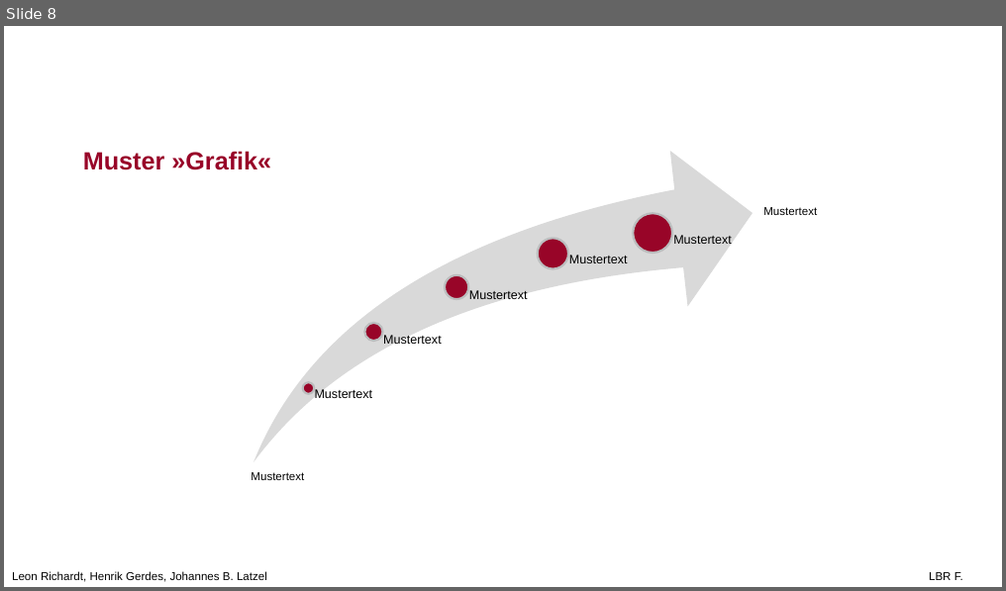
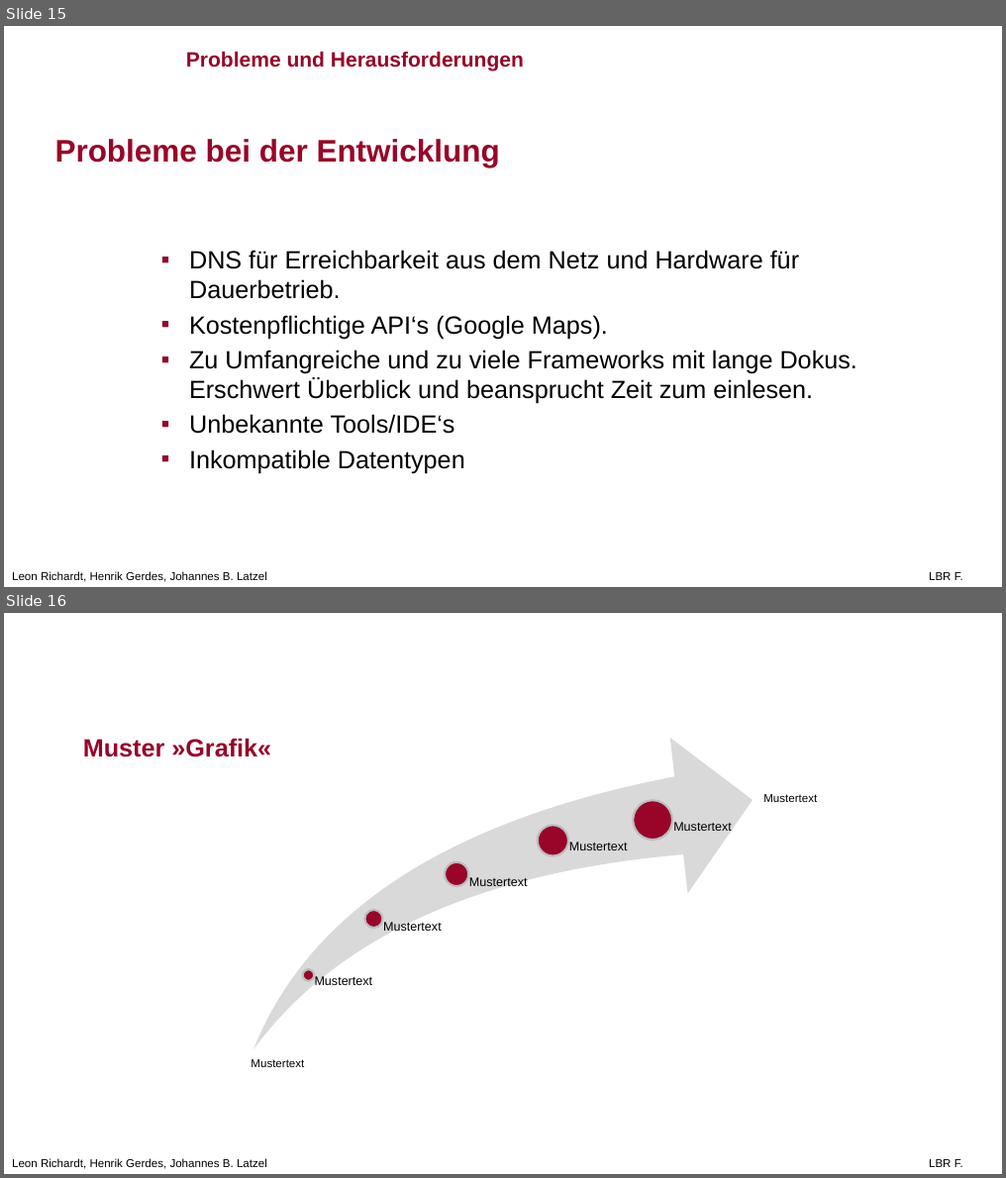
Before and after one commit to leon-richardt/location-based-recommendations, a slide deck: Presentations/LBR PP.pptx. Shown one above the other, each under a label of ours: slide 8 before the commit, slides 15 and 16 after it. The pictures are 1006x591 and 1006x1178 pixels, drawn with LibreOffice and Linux fonts; fonts in the diff are those of the drawing; background and template pictures are left out. Boxes give left, top, right and bottom in pixels: in the first picture for what was removed or moved away, otherwise in the second. Text is boxed around its words. In the diff, an @@ line names an element or a change of style, - is before the commit and + after.

```diff
--- a/Presentations/LBR PP.pptx
+++ b/Presentations/LBR PP.pptx
@@ slide 15 added at bbox=[4, 26, 1002, 587], background #FFFFFF; not listed: 2 template elements that a slide beside it also shows @@
@@ text added at bbox=[186, 51, 524, 72], 20 pt, text #980528, bold @@
+Probleme und Herausforderungen
@@ title added at bbox=[55, 139, 500, 168], 30 pt, text #980528, bold @@
+Probleme bei der Entwicklung
@@ text added at bbox=[189, 250, 857, 473], 24 pt, text #000000 @@
+▪ DNS für Erreichbarkeit aus dem Netz und Hardware für Dauerbetrieb.
+▪ Kostenpflichtige API‘s (Google Maps).
+▪ Zu Umfangreiche und zu viele Frameworks mit lange Dokus. Erschwert Überblick und beansprucht Zeit zum einlesen.
+▪ Unbekannte Tools/IDE‘s
+▪ Inkompatible Datentypen
@@ what was slide 8 is now slide 16 @@
```
Also in this commit, not shown: 5 slides changed, 8 other slides added, 1 slide removed.
